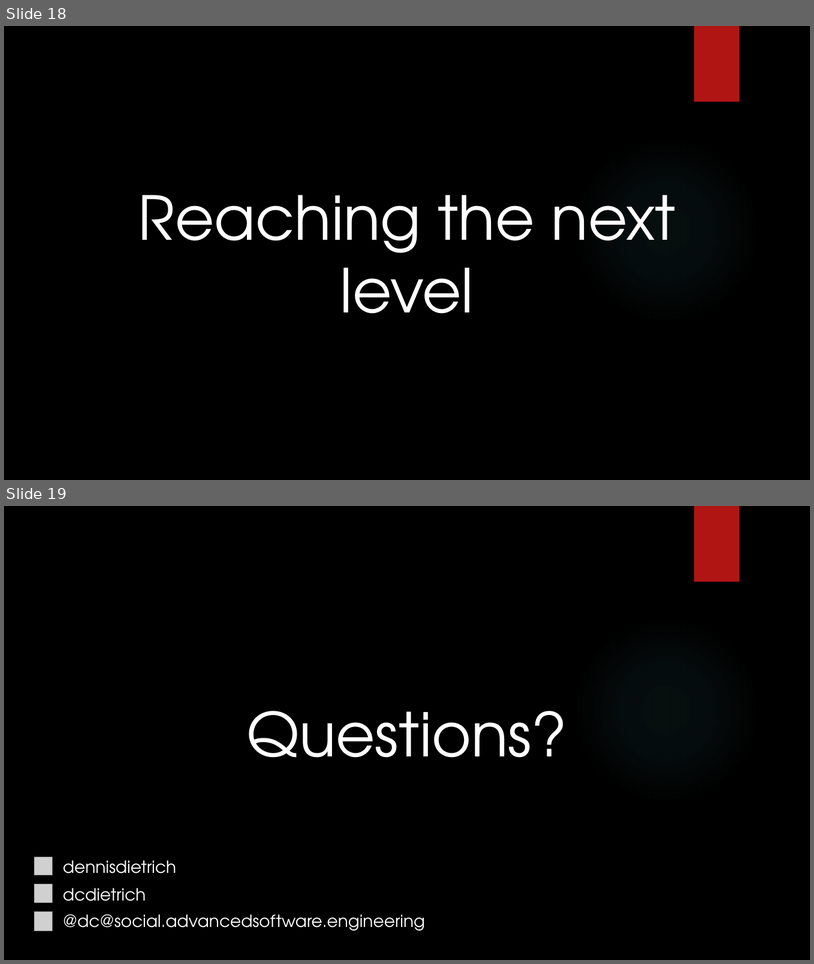
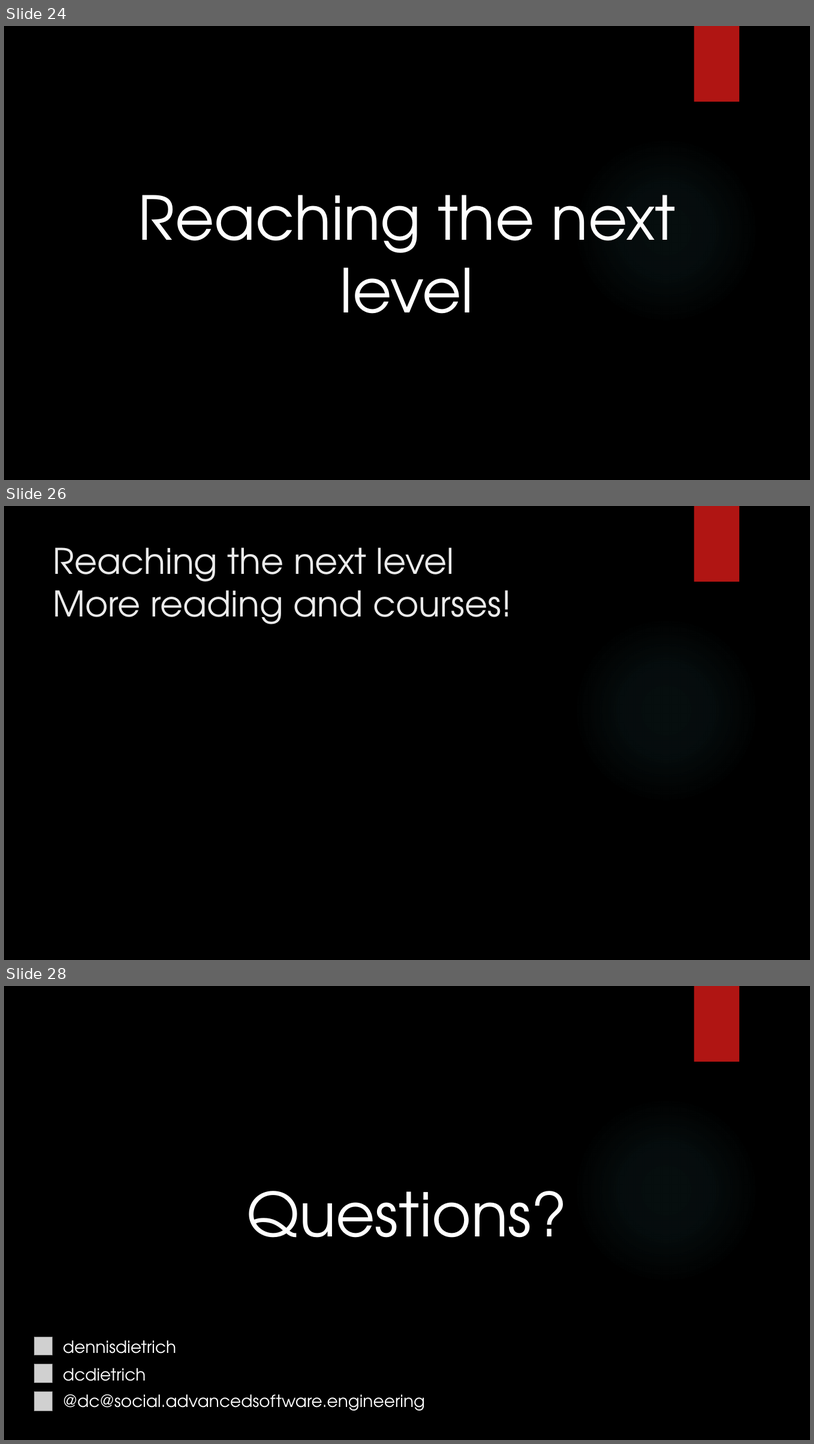
Before and after one commit to dennisdietrich/First180Days, a slide deck: Sitting in meetings all day long.pptx. Shown one above the other, each under a label of ours: slides 18 and 19 before the commit, slides 24, 26 and 28 after it; the slides between them are not shown. The pictures are 814x964 and 814x1444 pixels, drawn with LibreOffice and Linux fonts; fonts in the diff are those of the drawing; grey boxes stand for pictures; background and template pictures are left out. Boxes give left, top, right and bottom in pixels: in the first picture for what was removed or moved away, otherwise in the second. Text is boxed around its words. In the diff, an @@ line names an element or a change of style, - is before the commit and + after.

```diff
--- a/Sitting in meetings all day long.pptx
+++ b/Sitting in meetings all day long.pptx
@@ slide 26 added at (4, 506, 810, 960), background picture (left out); not listed: 2 template elements that a slide beside it also shows @@
@@ title added at (53, 547, 512, 624), 42 pt, text #EBEBEB @@
+Reaching the next level
+More reading and courses!
@@ what was slide 18 is now slide 24 @@
@@ what was slide 19 is now slide 28 @@
```
Also in this commit, not shown: 1 slide changed, 8 other slides added.
